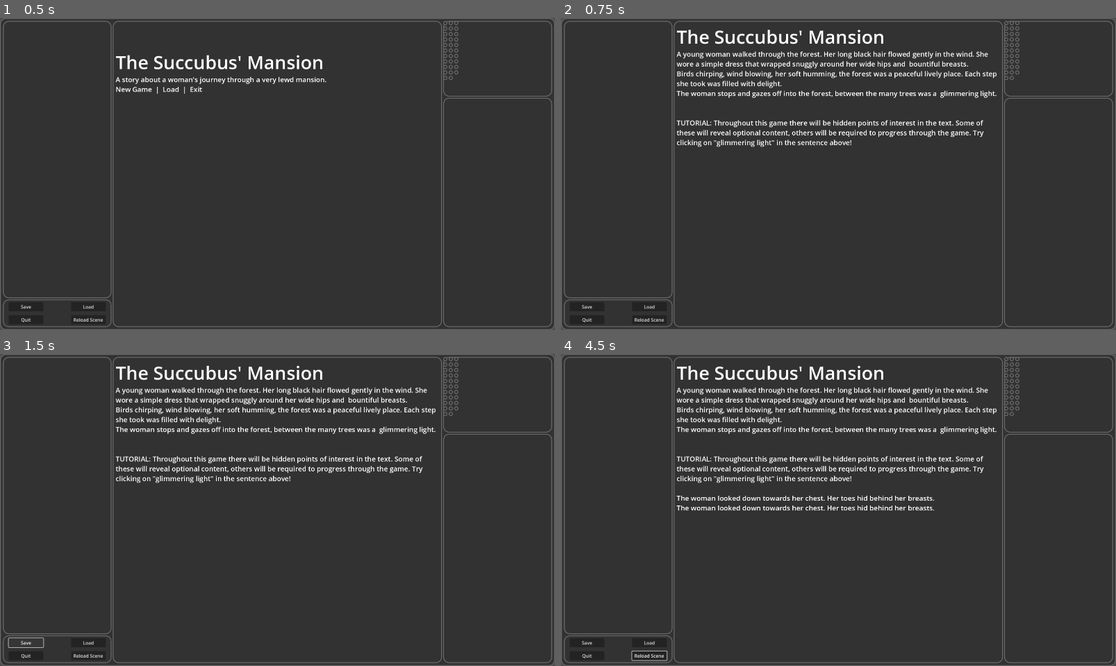
Above: before the commit, frames 1-4 (two rows, left to right).
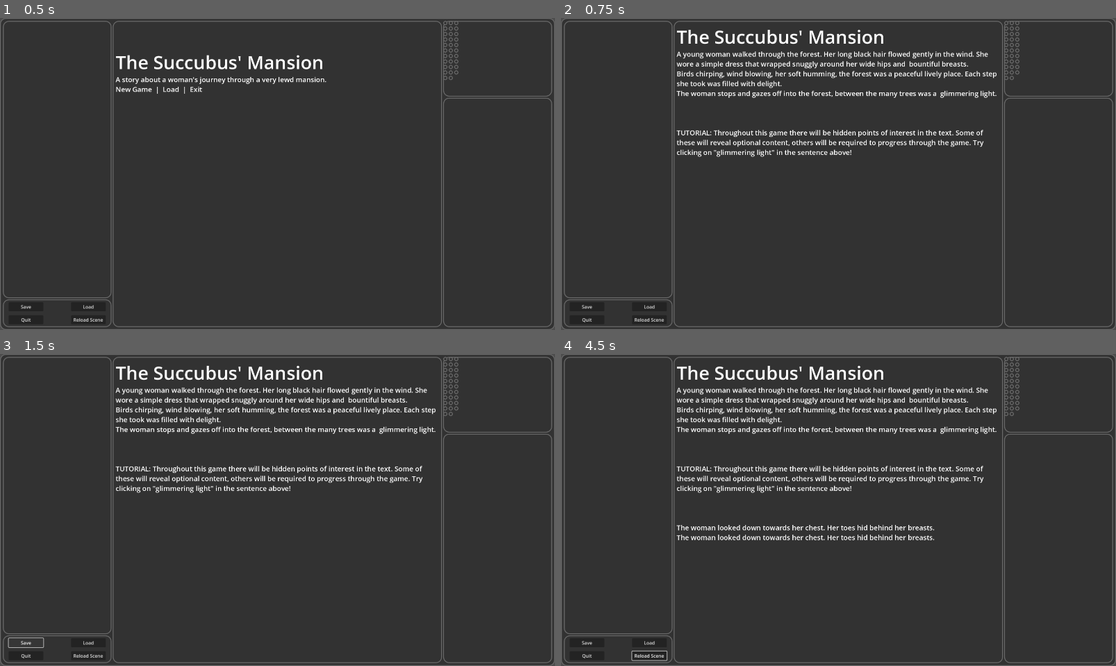
Above: after the commit, the same moments.

Repository: TheSkyIsBlueee/TheSuccubusMansion
Game: Godot game, scene res://UI/view.tscn
Two runs of this game, one before a commit and one after it. Both use one fixed random seed, a clock stepped at 60 frames per second and the inputs below.
Inputs (mouse positions are in pixels of both pictures, inside the frame that each line leads up to):
- Up to frame 1 (0.5 s): no input
- Up to frame 2 (0.75 s): tap Enter at 0.5 s; move the mouse to (888, 80) at 0.52 s; click (888, 80) at 0.67 s
- Up to frame 3 (1.5 s): click "Save" at 1.25 s
- Up to frame 4 (4.5 s): click "Load" at 2 s; click "Reload Scene" at 2.75 s; move the mouse to (927, 400) at 3.52 s; click (927, 400) at 3.67 s; move the mouse to (955, 400) at 4.27 s; click (955, 400) at 4.42 s

Frame 1 is identical in both runs. In frame 2, 1.9% of the frame differs, in the area x 20-77%, y 32-45%; in frame 3, 1.9%; in frame 4, 3.3%, in the area x 20-77%, y 32-60%.

Commit message:
Fixed bug where new lines were being stripped away in PostBoard.

Diff:
--- a/utils/PostBoard.gd
+++ b/utils/PostBoard.gd
@@ -15,14 +15,17 @@
 	var lastPiece = textPieces[-1];
 
 	var holder = [];
+	var i:int = 1;
+	var length:int = textPieces.size();
 	for piece in textPieces:
 		var spacePieces = piece.split(" ", true);
 		for sPiece in spacePieces:
 			sPiece += " ";
 			holder.append(sPiece);
 
-		if piece != lastPiece:
+		if i != length:
 			holder.append("\n");
+		i += 1;
 	textPieces = holder;
 
 	for piece in textPieces:
